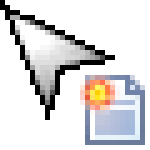
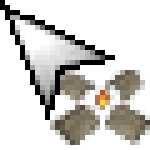
Two versions of the same layered image (150×150). Layer-by-layer changes:
hid "Layer 38" over [80, 75, 145, 145]
added layer "Ebene 2" above "Ebene 1" over [50, 70, 150, 145]
